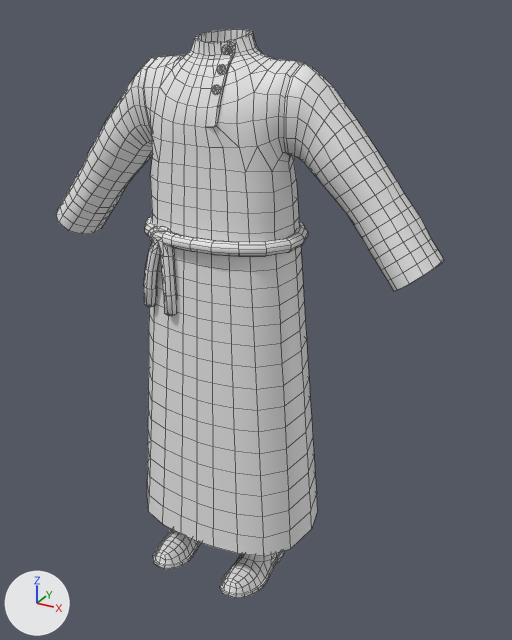
What one commit did to the Blender file Attires_Characters/Peasants/Kulaks/Type2/Attire_Peasant_Kulak_Type2.blend.
The view is the same before and after, from a 50 mm lens placed at (0.968, -1.591, 1.608), pointed at (0.083, 0.019, 0.803). Lighting does not change. The marker at lower left points along +X, +Y and +Z. The first picture is the older version. Mesh edges are drawn as thin lines.

In view in the first picture: 'Attire_Peasant_Kulak_Type2'.
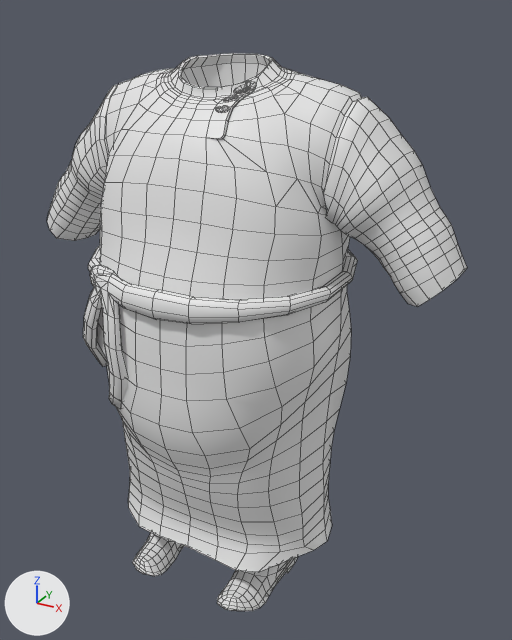
The newer file adds a shape key; the second version is drawn at full value of the shape key 'BlendShape_BodyType_Male_Fat' of 'Attire_Peasant_Kulak_Type2', and the change is written as the vertex moves it makes.

The edits, one by one:
me_attire_peasant_kulak_type2 is used by ob_attire_peasant_kulak_type2; location (0.0, 0.0, 0.0).
me_attire_peasant_kulak_type2 had 2428 vertices, 2588 faces and spanned x -0.59..0.59, y -0.23..0.18, z 0.0..1.56.
me_attire_peasant_kulak_type2 now has 2428 vertices, 2588 faces and spans x -0.64..0.64, y -0.34..0.26, z -0.01..1.5.
me_attire_peasant_kulak_type2 part 1: the loose piece of 26 vertices spanning x 0.03..0.06, y -0.09..-0.07, z 1.47..1.49 is moved by (0.03, -0.02, -0.06).
me_attire_peasant_kulak_type2 part 2: the loose piece of 26 vertices spanning x 0.03..0.06, y -0.06..-0.05, z 1.51..1.53 is moved by (0.05, -0.01, -0.09).
me_attire_peasant_kulak_type2 part 3: the loose piece of 26 vertices spanning x 0.03..0.06, y -0.12..-0.1, z 1.42..1.45 is moved by (0.03, -0.02, -0.04).
me_attire_peasant_kulak_type2 part 4: 2350 of 2428 vertices moved; they spanned x -0.59..0.59, y -0.23..0.18, z 0.0..1.56 and now span x -0.64..0.64, y -0.34..0.26, z -0.01..1.5; mean shift (0.0, -0.02, -0.06); largest move (0.0, -0.16, 0.8) -> (0.0, -0.33, 0.55).

Where the change shows, as pixel boxes (x1, y1, x2, y2) in the pictures (512 x 640 px; the box of a moved part takes in the faces that stretch with it):
'Attire_Peasant_Kulak_Type2', reshaped (8% wider): before (56, 29, 444, 598); after (47, 53, 467, 611)
part 1 of me_attire_peasant_kulak_type2, moved or reshaped: before (217, 64, 226, 74); after (223, 95, 238, 101)
part 2 of me_attire_peasant_kulak_type2, moved or reshaped: before (222, 45, 231, 55); after (234, 85, 248, 93)
part 3 of me_attire_peasant_kulak_type2, moved or reshaped: before (212, 85, 220, 94); after (215, 106, 229, 112)
part 4 of me_attire_peasant_kulak_type2, moved or reshaped: before (56, 29, 444, 598); after (47, 53, 467, 611)
